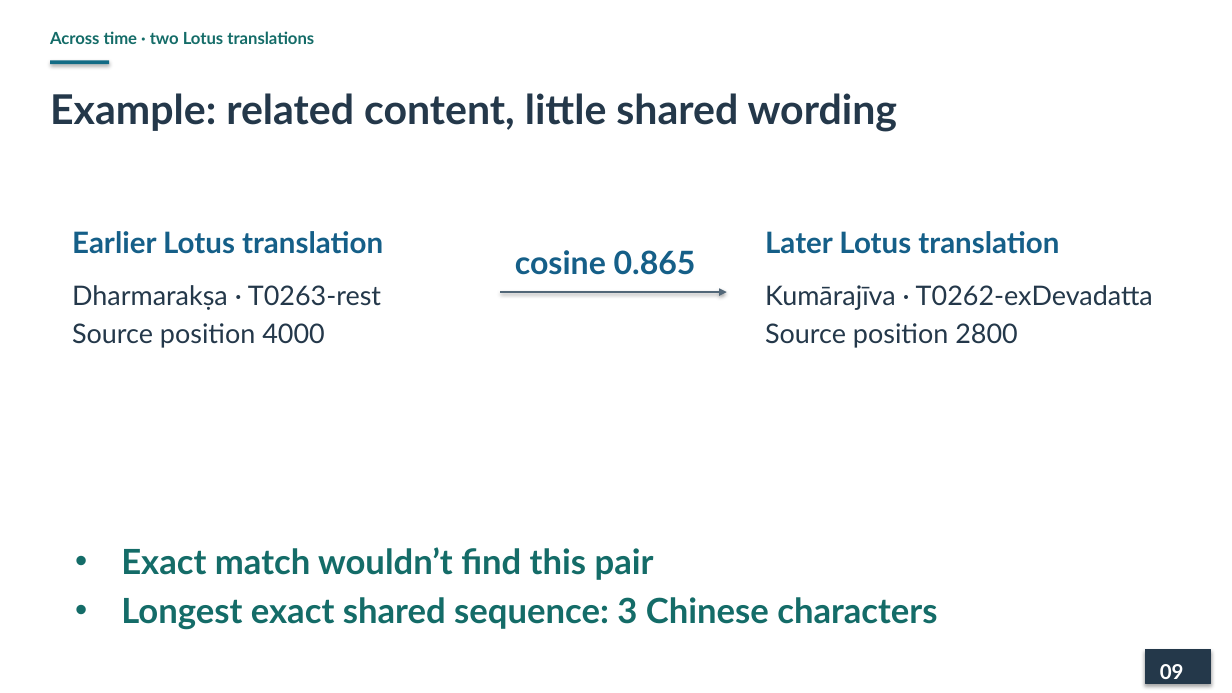
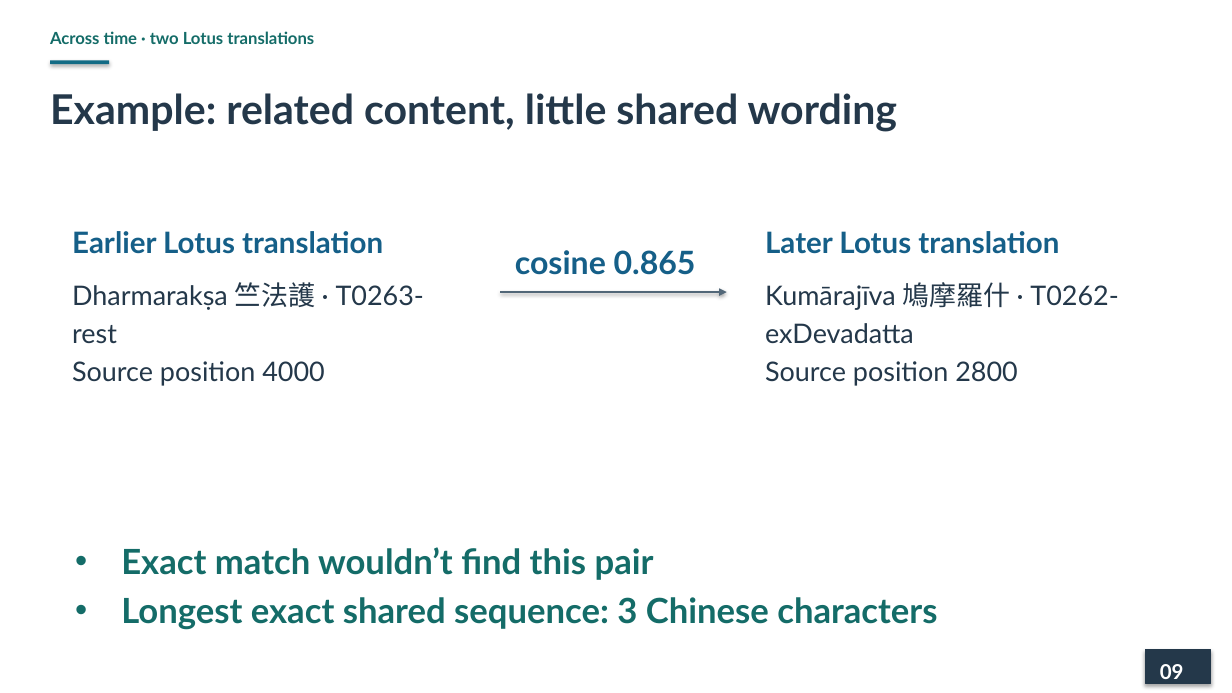
Before and after one commit to lopentu/cohort, a slide deck: slide 9 of docs/presentation/cohort-pnc-2026-main.pptx. Drawn at 1232x693 pixels with LibreOffice and Linux fonts; fonts in the diff are those of the drawing. Boxes give left, top, right and bottom in pixels: in the first picture for what was removed or moved away, otherwise in the second. Text is boxed around its words. In the diff, an @@ line names an element or a change of style, - is before the commit and + after.

```diff
--- a/docs/presentation/cohort-pnc-2026-main.pptx
+++ b/docs/presentation/cohort-pnc-2026-main.pptx
@@ text at [72, 282, 424, 344]: text changed @@
-Dharmarakṣa · T0263-rest
+Dharmarakṣa 竺法護 · T0263-rest
@@ text at [765, 282, 1118, 344]: text changed @@
-Kumārajīva · T0262-exDevadatta
+Kumārajīva 鳩摩羅什 · T0262-exDevadatta
```
Also in this commit, not shown: 1 other slide changed.
